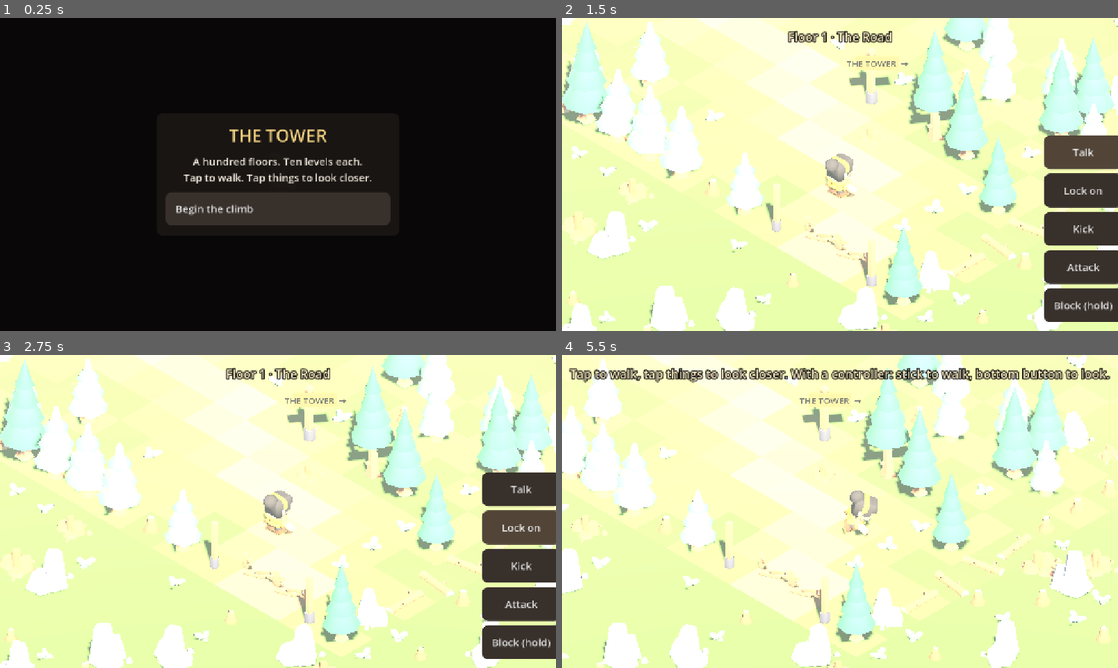
Above: before the commit, frames 1-4 (two rows, left to right).
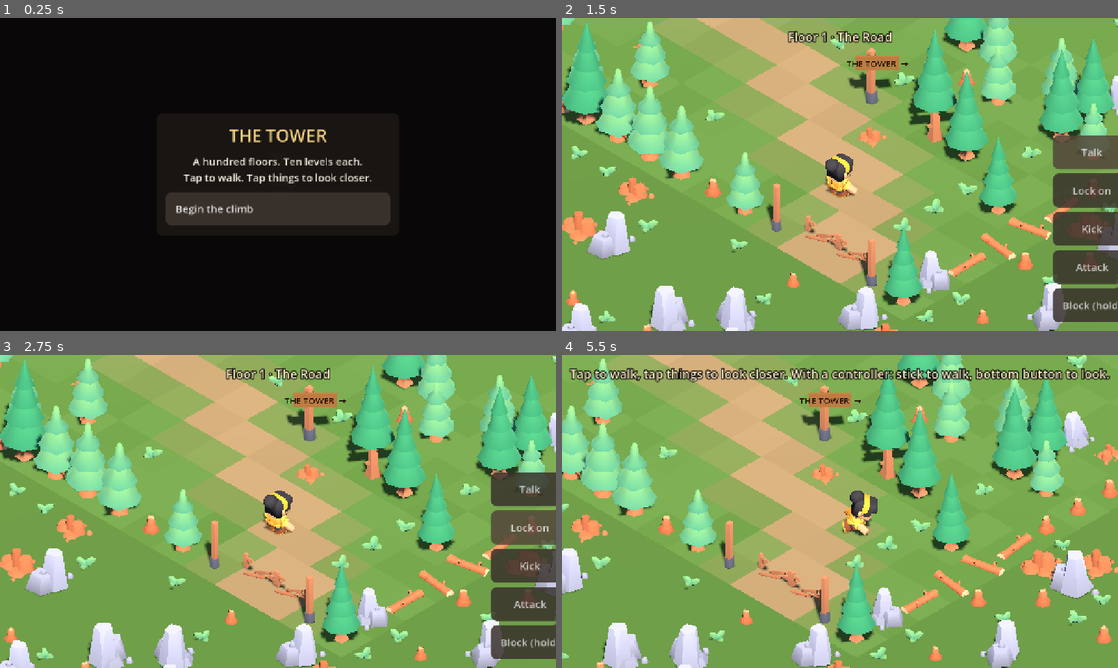
Above: after the commit, the same moments.

Repository: vel71184/the-tower
Game: Godot game, scene res://scenes/main.tscn
Two runs of this game, one before a commit and one after it. Both use one fixed random seed, a clock stepped at 60 frames per second and the inputs below.
Inputs (mouse positions are in pixels of both pictures, inside the frame that each line leads up to):
- Up to frame 1 (0.25 s): no input
- Up to frame 2 (1.5 s): click "Begin the climb" at 0.5 s; click "Talk" at 1.25 s
- Up to frame 3 (2.75 s): click "Lock on" at 2 s
- Up to frame 4 (5.5 s): click "Kick" at 2.75 s; click "Attack" at 3.5 s; click "Block (hold)" at 4.25 s; tap Enter (ui_accept) at 5, 5.27 s; move the mouse to (962, 495) at 5.02 s; hold D (move_right) from 5.03 s (still down); hold Shift (block) from 5.03 s (still down); click (962, 495) at 5.17 s; tap K (kick) at 5.3 s

The runs differ from the first frame. In frame 2, 94% of the frame differs, in the area x 0-100%, y 0-100%; in frame 3, 95%; in frame 4, 97%.

Commit message:
Fix washed-out outdoor lighting: plain tonemap, no haze, softer light; subtler ground; smaller touch buttons
Co-Authored-By: Claude Opus 5.5 <noreply@anthropic.com>
Claude-Session: https://claude.ai/code/session_018eCtRiykKVLLKD4TJKqToP

Diff:
--- a/scripts/game/level.gd
+++ b/scripts/game/level.gd
@@ -260,7 +260,7 @@
 			# meets a path.
 			col = Color(String(pair[0]))
 			var n := float(posmod(hash(cell * 31), 1000)) / 1000.0
-			col = col.lightened(0.05 * n) if n > 0.5 else col.darkened(0.06 * (1.0 - n))
+			col = col.lightened(0.025 * n) if n > 0.5 else col.darkened(0.03 * (1.0 - n))
 			if kind == "grass":
 				for d in [Vector2i(1, 0), Vector2i(-1, 0), Vector2i(0, 1), Vector2i(0, -1)]:
 					if cells.get(cell + d, "") == "path":
--- a/scripts/game/main.gd
+++ b/scripts/game/main.gd
@@ -713,8 +713,8 @@
 const MOODS := {
 	"indoor": {"background": "#15110f", "ambient": "#8c8070", "ambient_energy": 0.7,
 		"sun": "#ffe2b8", "sun_energy": 1.1, "sun_angle": [-60.0, 30.0], "fog": 0.0},
-	"outdoor_day": {"background": "#c9d6c8", "ambient": "#a7b4c4", "ambient_energy": 0.75,
-		"sun": "#ffdcae", "sun_energy": 1.25, "sun_angle": [-48.0, 55.0], "fog": 0.006, "fog_color": "#d8e0d4"},
+	"outdoor_day": {"background": "#9fb8a0", "ambient": "#8a96a8", "ambient_energy": 0.55,
+		"sun": "#ffe4c0", "sun_energy": 1.0, "sun_angle": [-50.0, 55.0], "fog": 0.0},
 }
 
 var _env: Environment
@@ -725,7 +725,6 @@
 	_env = Environment.new()
 	_env.background_mode = Environment.BG_COLOR
 	_env.ambient_light_source = Environment.AMBIENT_SOURCE_COLOR
-	_env.tonemap_mode = Environment.TONE_MAPPER_FILMIC
 	var world_env := WorldEnvironment.new()
 	world_env.environment = _env
 	add_child(world_env)
--- a/scripts/ui/game_ui.gd
+++ b/scripts/ui/game_ui.gd
@@ -120,7 +120,7 @@
 	_touch_bar.anchor_right = 1.0
 	_touch_bar.anchor_top = 1.0
 	_touch_bar.anchor_bottom = 1.0
-	_touch_bar.offset_left = -170
+	_touch_bar.offset_left = -150
 	_touch_bar.offset_right = -20
 	_touch_bar.offset_bottom = -20
 	_touch_bar.grow_vertical = Control.GROW_DIRECTION_BEGIN
@@ -132,14 +132,16 @@
 		var b := _button(label, _on_combat.bind(id))
 		b.focus_mode = Control.FOCUS_NONE
 		b.alignment = HORIZONTAL_ALIGNMENT_CENTER
-		b.custom_minimum_size = Vector2(150, 64)
+		b.custom_minimum_size = Vector2(130, 52)
+		b.modulate.a = 0.85
 		_touch_bar.add_child(b)
 	_block_button = _button("Block (hold)", func() -> void: pass)
 	_block_button.focus_mode = Control.FOCUS_NONE
 	_block_button.alignment = HORIZONTAL_ALIGNMENT_CENTER
 	_block_button.toggle_mode = false
 	_block_button.action_mode = BaseButton.ACTION_MODE_BUTTON_PRESS
-	_block_button.custom_minimum_size = Vector2(150, 64)
+	_block_button.custom_minimum_size = Vector2(130, 52)
+	_block_button.modulate.a = 0.85
 	_touch_bar.add_child(_block_button)
 
 
